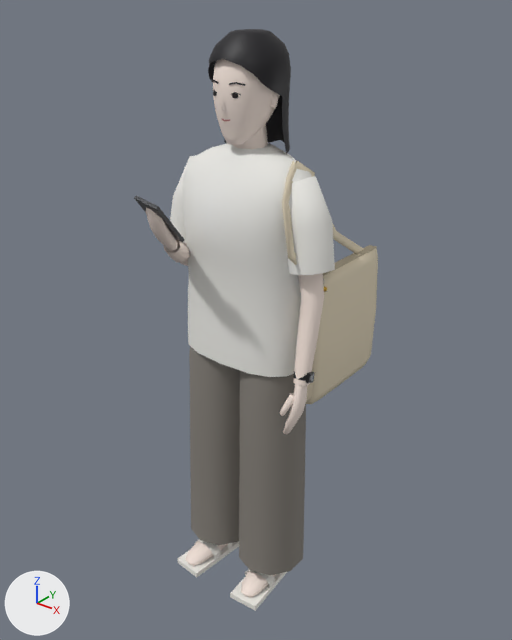
One commit to the glTF model public/models/npc_nao.glb: the scene before it, then after it.
Before and after are seen from a 50 mm camera at (1.123, -1.365, 1.715) aimed at (0.007, 0.03, 0.851). The axes (+X, +Y, +Z) are drawn at lower left. The lights are the same throughout. The older version comes first. Where no turn or scale is listed for an object, it has been applied to the vertices. Vertices at exactly the same position are counted once.

Objects in the first picture: 'body', 'face', 'hair'.
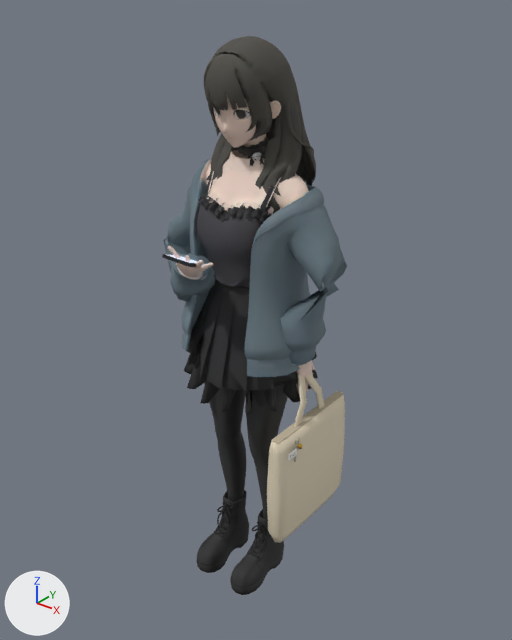
Changed parts and their boxes [x1, y1, x2, y2] in the pictures (512 x 640 px; the box of a moved part takes in the faces that stretch with it):
'body', reshaped (24% narrower): before [134, 143, 378, 611]; after [162, 150, 347, 595]
'face', reshaped, moved, recoloured (darker): before [212, 59, 280, 149]; after [204, 36, 316, 214]
'hair', deleted (black): before [208, 29, 291, 155]
part 1 of me_body, moved or reshaped: before [134, 195, 185, 242]; after [162, 254, 205, 267]
part 2 of me_body, moved or reshaped: before [323, 245, 377, 276]; after [271, 391, 343, 444]
part 3 of me_body, moved or reshaped (not visible before): after [288, 449, 297, 461]
part 4 of me_body, rebuilt (42% wider, 13% taller): before [183, 143, 312, 377]; after [163, 150, 347, 415]
part 5 of me_body, rebuilt: before [239, 371, 306, 575]; after [246, 384, 288, 521]
part 6 of me_body, rebuilt: before [189, 346, 240, 545]; after [197, 383, 249, 573]
part 7 of me_body, deleted: before [178, 161, 364, 577]
part 8 of me_body, reshaped: before [146, 155, 378, 611]; after [166, 171, 345, 595]
part 9 of me_face, rebuilt: before [213, 59, 280, 145]; after [213, 94, 281, 148]
part 10 of me_face, rebuilt: before [233, 124, 268, 149]; after [238, 131, 270, 156]
part 11 of me_face, deleted: before [212, 80, 245, 121]
part 12 of me_face, reshaped: before [270, 91, 278, 109]; after [204, 36, 316, 214]

What changed in the scene script:
```text
Change me_body:
    remove me_body.from_pydata(...)  # 894 vertices, 1418 faces; spans x -0.254..0.265, y -0.314..0.3, z 0.0..1.336
    remove me_body.materials.append(mat_tshirt)  # white #ecebe6
    remove me_body.materials.append(mat_pants)  # grey #858079
    remove me_body.materials.append(mat_skin)  # pale pink #f6e6dc
    remove me_body.materials.append(mat_sandal)  # white #f1efe8
    remove me_body.materials.append(mat_watch)  # black #141414
    remove me_body.materials.append(mat_watch_dial)  # dark grey #3a3d42
    add me_body.from_pydata(...)  # 5580 vertices, 10174 faces; spans x -0.283..0.279, y -0.264..0.194, z 0.0..1.317
    me_body part 1: the loose piece of 8 vertices spanning x -0.09..0.0, y -0.314..-0.21, z 1.141..1.269 is multiplied about its middle by the matrix ((0.967, -0.207, 0.151), (0.251, 0.882, -0.399), (-0.051, 0.424, 0.904)), then moved by (0.006, 0.073, -0.125)
    me_body part 2: the loose piece of 8 vertices spanning x 0.202..0.226, y -0.02..0.29, z 1.039..1.043 is moved by (0.001, -0.131, -0.41)
    me_body part 3: the loose piece of 8 vertices spanning x 0.234..0.236, y -0.028..0.006, z 0.99..1.01 is moved by (0.013, -0.106, -0.412)
    me_body part 4: the loose piece of 144 vertices spanning x -0.19..0.19, y -0.118..0.11, z 0.77..1.336 is rebuilt with 2155 vertices and now spans x -0.283..0.279, y -0.185..0.194, z 0.647..1.317, in mat_nao_body (picture img_身体_basecolor)
    me_body part 5: the loose piece of 40 vertices spanning x 0.004..0.2, y -0.118..0.099, z 0.088..0.801 is rebuilt with 275 vertices and now spans x 0.015..0.15, y -0.073..0.071, z 0.143..0.79, in mat_nao_body (picture img_身体_basecolor)
    me_body part 6: the loose piece of 40 vertices spanning x -0.2..-0.004, y -0.118..0.099, z 0.088..0.801 is rebuilt with 644 vertices and now spans x -0.157..-0.015, y -0.155..0.071, z 0.0..0.79, in mat_nao_body (picture img_身体_basecolor)
    me_body part 7: 15 loose pieces with 250 vertices, spanning x -0.159..0.265, y -0.304..0.257, z 0.0..1.32, are deleted
    me_body part 8: 304 vertices removed from x -0.254..0.265, y -0.3..0.3, z 0.0..1.288; 2390 vertices added at x -0.111..0.256, y -0.255..0.169, z 0.0..1.292
    other edits to the shape of me_body do not show in these pictures
    add me_body.materials.append(mat_nao_body)  # picture img_身体_basecolor
Change me_face:
    remove me_face.from_pydata(...)  # 266 vertices, 398 faces; spans x -0.079..0.079, y -0.087..0.108, z 1.287..1.587
    remove me_face.materials.append(mat_skin)  # pale pink #f6e6dc
    remove me_face.materials.append(mat_eye)  # black #1d1515
    remove me_face.materials.append(mat_brow)  # black #2a2224
    remove me_face.materials.append(mat_mouth)  # pink #c27a76
    add me_face.from_pydata(...)  # 5309 vertices, 9987 faces; spans x -0.144..0.144, y -0.125..0.189, z 1.144..1.589
    me_face part 9: the loose piece of 109 vertices spanning x -0.076..0.076, y -0.084..0.108, z 1.35..1.587 is rebuilt with 584 vertices and now spans x -0.099..0.099, y -0.108..0.074, z 1.33..1.545, in mat_nao_head (picture img_顔_basecolor)
    me_face part 10: the loose piece of 24 vertices spanning x -0.043..0.043, y -0.036..0.066, z 1.287..1.406 is rebuilt with 200 vertices and now spans x -0.046..0.047, y -0.031..0.062, z 1.314..1.37, in mat_nao_head (picture img_顔_basecolor)
    me_face part 11: 8 loose pieces with 93 vertices, spanning x -0.051..0.051, y -0.087..-0.062, z 1.408..1.498, are deleted
    me_face part 12: 40 vertices removed from x -0.079..0.079, y 0.003..0.029, z 1.43..1.478; 4525 vertices added at x -0.144..0.144, y -0.125..0.189, z 1.144..1.589
    add me_face.materials.append(mat_nao_head)  # picture img_顔_basecolor
Change ob_face:
    ob_face.location: (0.0, 0.0, 0.0) -> (0.0, 0.018, 0.0)
Remove ob_hair:
    ob_hair = bpy.data.objects.new('hair', me_hair)
```
